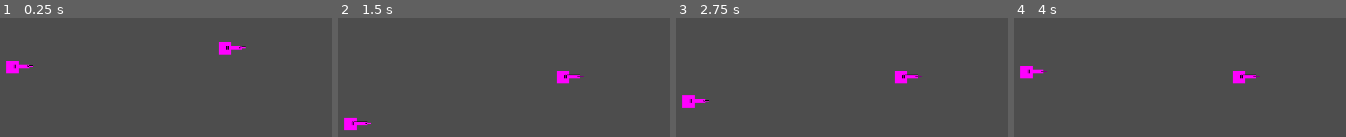
Above: before the commit, frames 1-4 (left to right).
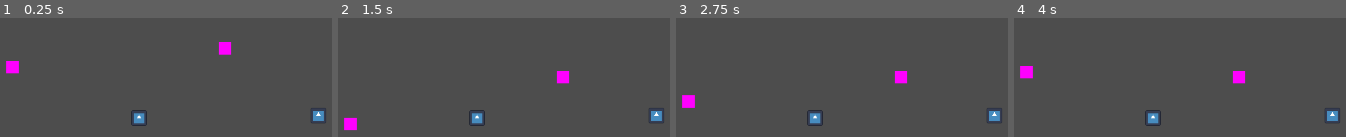
Above: after the commit, the same moments.

Repository: ViniTeider/BeneathTheMask
Game: Godot game, scene res://scenes/world.tscn
Two runs of this game, one before a commit and one after it. Both use one fixed random seed, a clock stepped at 60 frames per second and the inputs below. The engine's default icon, where the game draws it, is replaced by a stand-in: a white triangle on a blue panel in a dark square.
Inputs:
- Up to frame 1 (0.25 s): no input
- Up to frame 2 (1.5 s): tap Enter at 1.25 s
- Up to frame 3 (2.75 s): tap Space at 2 s
- Up to frame 4 (4 s): tap Enter at 2.75 s; tap Space at 3.5 s

The runs differ from the first frame. In frame 1, 1.2% of the frame differs, in the area x 3-99%, y 23-91%; in frame 2, 1.2%; in frame 3, 1.2%; in frame 4, 1.2%.

Commit message:
feat: implement basic mask function

Diff:
--- /dev/null
+++ b/Globals/Enum.gd
@@ -0,0 +1,4 @@
+extends Node
+
+enum MaskType {Melee, Gunner, Gravity, TBD}
+enum PickupType {Mask, PowerUp}
--- /dev/null
+++ b/Globals/GlobalData.gd
@@ -0,0 +1,4 @@
+extends Node
+
+@onready var world = %"../World"
+@onready var Player = %"../World/Player"
--- /dev/null
+++ b/Scripts/GenericPickup.gd
@@ -0,0 +1,8 @@
+extends Area2D
+
+@export var mask_type_to_give: Enum.MaskType = Enum.MaskType.Melee
+
+func _on_body_entered(body: Node2D) -> void:
+	if body.has_method("change_mask"):
+		body.change_mask(mask_type_to_give)
+		queue_free()
--- a/scenes/gun.gd
+++ b/Scripts/Gun.gd
@@ -9,7 +9,7 @@
 
 func shoot():
 	var b = BULLET.instantiate()
-	owner.add_child(b)
+	get_tree().get_root().add_child(b)
 	b.global_position = marker_2d.global_position
 	b.global_rotation = marker_2d.global_rotation
 
--- a/Scripts/Player.gd
+++ b/Scripts/Player.gd
@@ -4,8 +4,17 @@
 const JUMP_VELOCITY = -400.0
 const DEADZONE_X = 0.2
 
-@onready var gun: Node2D = $Gun
 @export var player_id: int = 0
+@onready var weapon_holder: Node2D = $WeaponHolder
+
+var current_mask: Enum.MaskType
+var current_weapon: Node = null
+
+var mask_scenes = {
+	Enum.MaskType.Gunner: preload("res://scenes/gun.tscn"),
+	Enum.MaskType.Melee: preload("res://scenes/sword.tscn")
+}
+
 
 var direction: float = 0
 var last_direction: int = 1
@@ -34,10 +43,37 @@
 	move_and_slide()
 
 func _process(delta: float) -> void:
+	if current_weapon == null: return
+
 	var inputVec = Input.get_vector("Left_" + str(player_id), "Right_" + str(player_id), "Up_" + str(player_id), "Down_" + str(player_id))
 
 	if inputVec.length() > 0.1:
-		gun.rotation = inputVec.angle()
+		weapon_holder.rotation = inputVec.angle()
+
+	#BUG: c
+	# Com o codigo: Arma fica de ponta cabeça quando para de andar, espada nao funciona por algum motivo
+	# Sem o codigo: Arma fica de ponta cabeça se o usuario vai pra esquerda
+	# boa sorte tuza :)
+	#if inputVec.x < 0:
+		#current_weapon.scale.y = -1
+	#else:
+		#current_weapon.scale.y = 1
 
 	if Input.is_action_just_pressed("Action_" + str(player_id)):
-		gun.shoot()
+		if current_weapon.has_method("shoot"):
+			current_weapon.shoot()
+		elif current_weapon.has_method("attack"):
+			current_weapon.attack()
+
+func change_mask(new_mask_type: Enum.MaskType):
+	if current_weapon != null:
+		current_weapon.queue_free()
+		current_weapon = null
+
+	current_mask = new_mask_type
+
+	if mask_scenes.has(new_mask_type):
+		var new_weapon_scene = mask_scenes[new_mask_type]
+		current_weapon = new_weapon_scene.instantiate()
+
+		weapon_holder.add_child(current_weapon)
--- a/project.godot
+++ b/project.godot
@@ -14,6 +14,11 @@
 run/main_scene="uid://8r5otyxdn2s0"
 config/features=PackedStringArray("4.6", "Forward Plus")
 config/icon="res://icon.svg"
+
+[autoload]
+
+Enum="*uid://cqqfskyt8vus1"
+GlobalData="*uid://btkruoj7v2s1s"
 
 [display]
 
@@ -43,16 +48,19 @@
 Jump_1={
 "deadzone": 0.2,
 "events": [Object(InputEventJoypadButton,"resource_local_to_scene":false,"resource_name":"","device":1,"button_index":0,"pressure":0.0,"pressed":true,"script":null)
+, Object(InputEventKey,"resource_local_to_scene":false,"resource_name":"","device":-1,"window_id":0,"alt_pressed":false,"shift_pressed":false,"ctrl_pressed":false,"meta_pressed":false,"pressed":false,"keycode":0,"physical_keycode":4194320,"key_label":0,"unicode":0,"location":0,"echo":false,"script":null)
 ]
 }
 Left_1={
 "deadzone": 0.2,
 "events": [Object(InputEventJoypadMotion,"resource_local_to_scene":false,"resource_name":"","device":1,"axis":0,"axis_value":-1.0,"script":null)
+, Object(InputEventKey,"resource_local_to_scene":false,"resource_name":"","device":-1,"window_id":0,"alt_pressed":false,"shift_pressed":false,"ctrl_pressed":false,"meta_pressed":false,"pressed":false,"keycode":0,"physical_keycode":4194319,"key_label":0,"unicode":0,"location":0,"echo":false,"script":null)
 ]
 }
 Right_1={
 "deadzone": 0.2,
 "events": [Object(InputEventJoypadMotion,"resource_local_to_scene":false,"resource_name":"","device":1,"axis":0,"axis_value":1.0,"script":null)
+, Object(InputEventKey,"resource_local_to_scene":false,"resource_name":"","device":-1,"window_id":0,"alt_pressed":false,"shift_pressed":false,"ctrl_pressed":false,"meta_pressed":false,"pressed":false,"keycode":0,"physical_keycode":4194321,"key_label":0,"unicode":0,"location":0,"echo":false,"script":null)
 ]
 }
 Up_0={
--- a/scenes/Bullet.tscn
+++ b/scenes/Bullet.tscn
@@ -1,6 +1,6 @@
 [gd_scene format=3 uid="uid://ck6jbv6rtvhy4"]
 
-[ext_resource type="Script" uid="uid://1l88lg8pe1g" path="res://bullet.gd" id="1_vlxeq"]
+[ext_resource type="Script" uid="uid://1l88lg8pe1g" path="res://Scripts/Bullet.gd" id="1_vlxeq"]
 
 [sub_resource type="PlaceholderTexture2D" id="PlaceholderTexture2D_2ropf"]
 size = Vector2(5, 2)
--- a/scenes/Gun.tscn
+++ b/scenes/Gun.tscn
@@ -1,6 +1,7 @@
 [gd_scene format=3 uid="uid://bp06c4sn5q5n7"]
 
-[ext_resource type="Script" uid="uid://d0u2c22466ajj" path="res://Scenes/gun.gd" id="1_m3ict"]
+[ext_resource type="Script" uid="uid://d0u2c22466ajj" path="res://Scripts/Gun.gd" id="1_m3ict"]
+[ext_resource type="Texture2D" uid="uid://126flkysbqm1" path="res://icon.svg" id="2_u7kx4"]
 
 [sub_resource type="PlaceholderTexture2D" id="PlaceholderTexture2D_ufrfc"]
 size = Vector2(25, 25)
@@ -22,5 +23,10 @@
 texture = SubResource("PlaceholderTexture2D_3rta4")
 offset = Vector2(15, 0)
 
+[node name="Sprite2D2" type="Sprite2D" parent="Sprite2D" unique_id=1410256705]
+position = Vector2(5, 12.5)
+scale = Vector2(0.0390625, 0.36393237)
+texture = ExtResource("2_u7kx4")
+
 [node name="Marker2D" type="Marker2D" parent="." unique_id=412576691]
 position = Vector2(33, -1)
--- /dev/null
+++ b/scenes/Sword.tscn
@@ -0,0 +1,27 @@
+[gd_scene format=3 uid="uid://b4whdblkcfwaa"]
+
+[sub_resource type="PlaceholderTexture2D" id="PlaceholderTexture2D_024fo"]
+
+[sub_resource type="PlaceholderTexture2D" id="PlaceholderTexture2D_suca6"]
+
+[sub_resource type="RectangleShape2D" id="RectangleShape2D_223a5"]
+size = Vector2(6, 28)
+
+[node name="Sword" type="Node2D" unique_id=243962651]
+rotation = 1.5707964
+
+[node name="Sprite2D" type="Sprite2D" parent="." unique_id=1700939327]
+position = Vector2(-0.03007795, -22.136862)
+scale = Vector2(4.6666665, 28)
+texture = SubResource("PlaceholderTexture2D_024fo")
+offset = Vector2(0.0064450605, -0.03082639)
+
+[node name="Sprite2D" type="Sprite2D" parent="Sprite2D" unique_id=517316094]
+position = Vector2(2.0302832e-07, 0.7888609)
+scale = Vector2(0.40178576, 0.35714284)
+texture = SubResource("PlaceholderTexture2D_suca6")
+offset = Vector2(0.033332895, -0.40881065)
+
+[node name="CollisionShape2D" type="CollisionShape2D" parent="." unique_id=1679473113]
+position = Vector2(-9.536743e-07, -23)
+shape = SubResource("RectangleShape2D_223a5")
--- /dev/null
+++ b/scenes/genericPickup.tscn
@@ -0,0 +1,19 @@
+[gd_scene format=3 uid="uid://8majc4xnfacr"]
+
+[ext_resource type="Script" uid="uid://bk2idy2q4a3cg" path="res://Scripts/GenericPickup.gd" id="1_uabdb"]
+[ext_resource type="Texture2D" uid="uid://126flkysbqm1" path="res://icon.svg" id="1_wnxb0"]
+
+[sub_resource type="RectangleShape2D" id="RectangleShape2D_uabdb"]
+size = Vector2(25, 25)
+
+[node name="GenericPickup" type="Area2D" unique_id=1358854170]
+script = ExtResource("1_uabdb")
+
+[node name="Icon" type="Sprite2D" parent="." unique_id=1248500847]
+position = Vector2(0.5, 0.5000026)
+scale = Vector2(0.19531251, 0.19531251)
+texture = ExtResource("1_wnxb0")
+
+[node name="CollisionShape2D" type="CollisionShape2D" parent="." unique_id=720297167]
+position = Vector2(0.5, 0.5)
+shape = SubResource("RectangleShape2D_uabdb")
--- a/scenes/player.tscn
+++ b/scenes/player.tscn
@@ -1,7 +1,6 @@
 [gd_scene format=3 uid="uid://bddxfxcv27cgj"]
 
 [ext_resource type="Script" uid="uid://fn6yeh61qs03" path="res://Scripts/Player.gd" id="1_3vyb7"]
-[ext_resource type="PackedScene" uid="uid://bp06c4sn5q5n7" path="res://Scenes/Gun.tscn" id="2_g2els"]
 
 [sub_resource type="PlaceholderTexture2D" id="PlaceholderTexture2D_u8vuu"]
 
@@ -19,4 +18,4 @@
 [node name="CollisionShape2D" type="CollisionShape2D" parent="." unique_id=433342562]
 shape = SubResource("RectangleShape2D_3vyb7")
 
-[node name="Gun" parent="." unique_id=1695000676 instance=ExtResource("2_g2els")]
+[node name="WeaponHolder" type="Node2D" parent="." unique_id=1320936409]
--- a/scenes/world.tscn
+++ b/scenes/world.tscn
@@ -2,6 +2,7 @@
 
 [ext_resource type="PackedScene" uid="uid://bddxfxcv27cgj" path="res://Scenes/Player.tscn" id="1_32lhk"]
 [ext_resource type="PackedScene" uid="uid://buifwi1gfal2s" path="res://Scenes/Floor.tscn" id="2_7g83o"]
+[ext_resource type="PackedScene" uid="uid://8majc4xnfacr" path="res://Scenes/genericPickup.tscn" id="3_5nsto"]
 
 [node name="World" type="Node2D" unique_id=1970420695]
 
@@ -22,3 +23,13 @@
 [node name="Floor3" parent="." unique_id=797330754 instance=ExtResource("2_7g83o")]
 position = Vector2(760, 402)
 scale = Vector2(0.097716175, 1.0993367)
+
+[node name="GenericPickup" parent="." unique_id=546366138 instance=ExtResource("3_5nsto")]
+position = Vector2(654, 446)
+
+[node name="GenericPickup2" parent="." unique_id=1358854170 instance=ExtResource("3_5nsto")]
+position = Vector2(941, 442)
+mask_type_to_give = 1
+
+[connection signal="body_entered" from="GenericPickup" to="GenericPickup" method="_on_body_entered"]
+[connection signal="body_entered" from="GenericPickup2" to="GenericPickup2" method="_on_body_entered"]
Not shown, added: Globals/Enum.gd.uid
Not shown, added: Globals/GlobalData.gd.uid
Renamed: bullet.gd -> Scripts/Bullet.gd
Renamed: bullet.gd.uid -> Scripts/Bullet.gd.uid
Not shown, added: Scripts/GenericPickup.gd.uid
Renamed: scenes/gun.gd.uid -> Scripts/Gun.gd.uid
